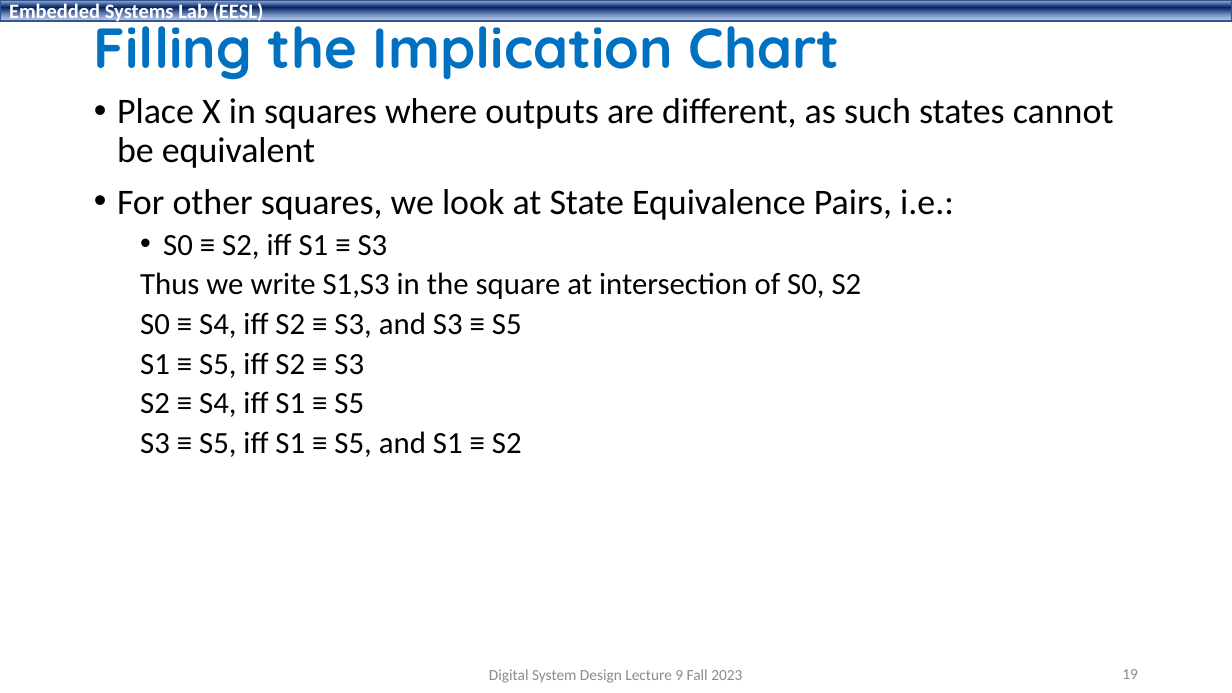
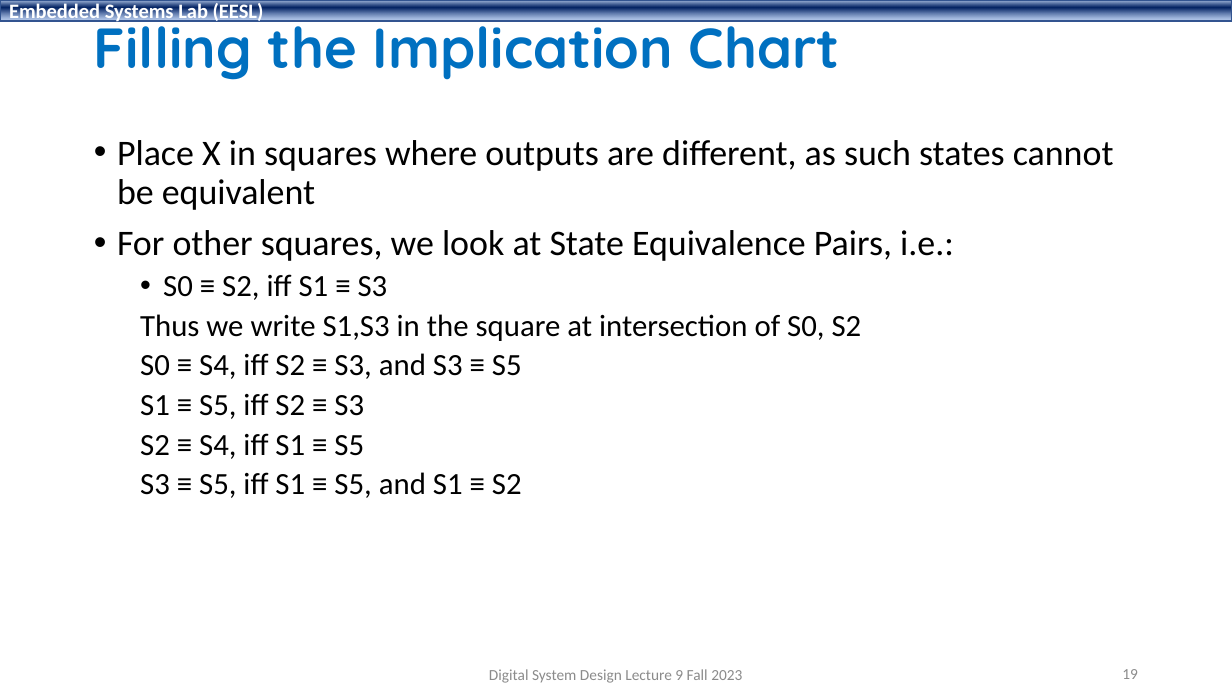
Before and after one commit to shahidmasud/shahidmasud.github.io, a slide deck: slide 19 of DSD_Lec9_Fall2023.ppsx. Drawn at 1232x693 pixels with LibreOffice and Linux fonts; fonts in the diff are those of the drawing; background and template pictures are left out. Boxes give left, top, right and bottom in pixels: in the first picture for what was removed or moved away, otherwise in the second. Text is boxed around its words. In the diff, an @@ line names an element or a change of style, - is before the commit and + after.

```diff
--- a/DSD_Lec9_Fall2023.ppsx
+++ b/DSD_Lec9_Fall2023.ppsx
@@ text "Place X in squares where ...": place and size @@
-text "Place X in squares where ..." at (117, 98, 1114, 457)
+text "Place X in squares where ..." at (117, 140, 1114, 498)
```
Also in this commit, not shown: 17 other slides changed, 1 other file.
